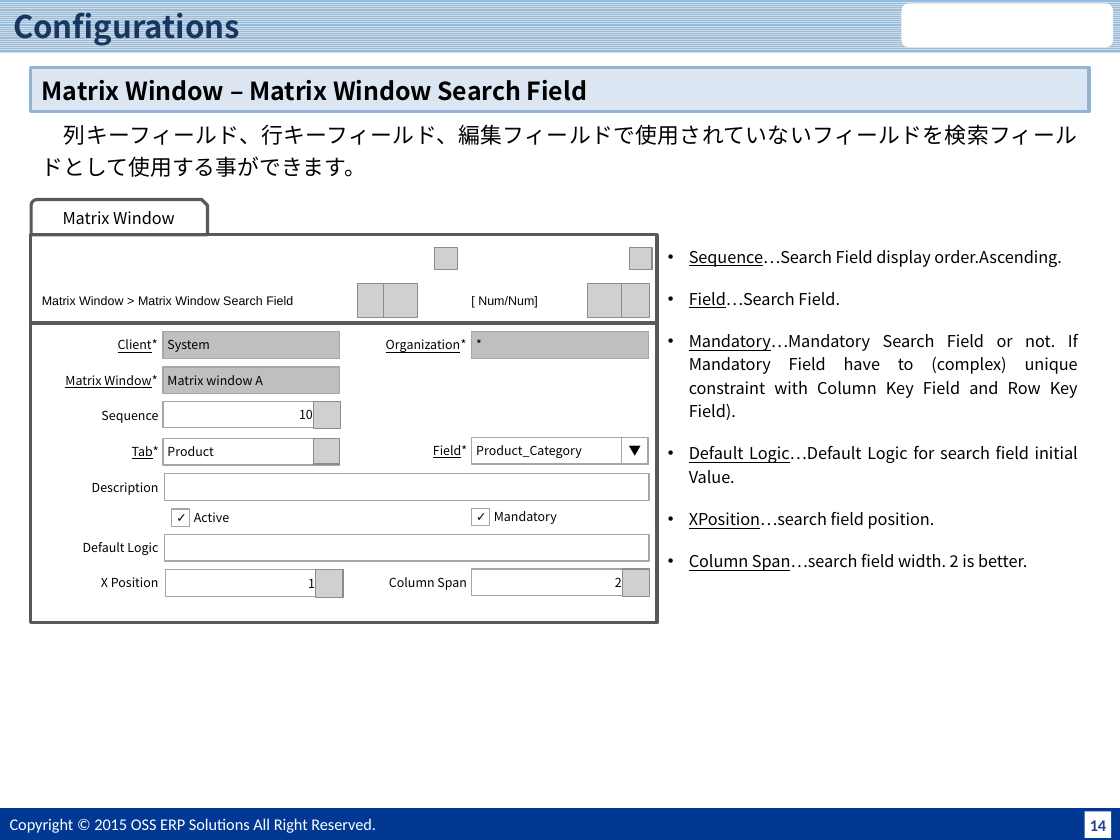
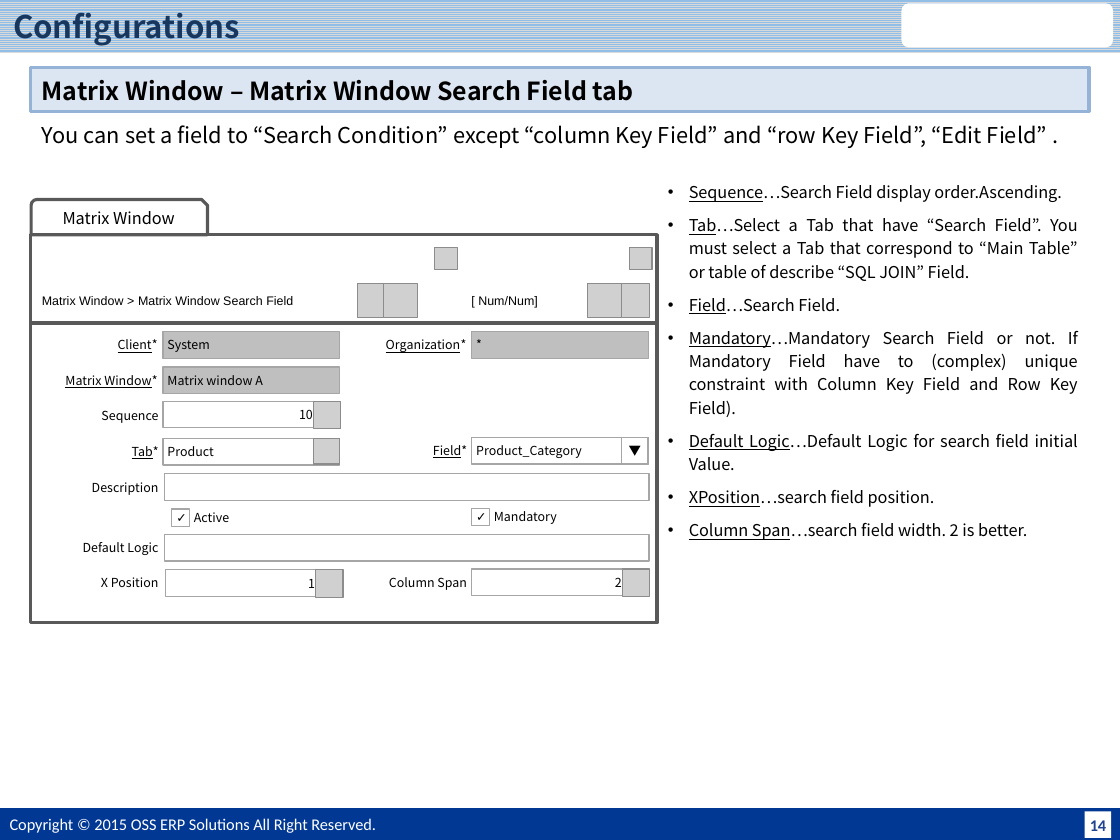
Before and after one commit to JPiere/jpiere.plugin.webui.matrixwindow, a slide deck: slide 15 of Doc/JPIERE-0098_MatrixWindow.pptx. Drawn at 1120x840 pixels with LibreOffice and Linux fonts; fonts in the diff are those of the drawing; grey boxes stand for pictures; background and template pictures are left out. Boxes give left, top, right and bottom in pixels: in the first picture for what was removed or moved away, otherwise in the second. Text is boxed around its words. In the diff, an @@ line names an element or a change of style, - is before the commit and + after.

```diff
--- a/Doc/JPIERE-0098_MatrixWindow.pptx
+++ b/Doc/JPIERE-0098_MatrixWindow.pptx
@@ text in rectangle at (42, 80, 634, 101): text changed @@
-Matrix Window – Matrix Window Search Field
+Matrix Window – Matrix Window Search Field tab
@@ text at (42, 125, 1047, 148): text changed @@
-列キーフィールド、行キーフィールド、編集フィールドで使用されていないフィールドを検索フィールドとして使用する事ができます。
+You can set a field to “Search Condition” except “column Key Field” and “row Key Field”, “Edit Field” .
@@ text "Sequence…Search Field display order.Ascending.": place and size @@
-text "Sequence…Search Field display order.Ascending." at (689, 250, 1078, 571)
+text "Sequence…Search Field display order.Ascending." at (689, 185, 1078, 540)
@@ text at (689, 185, 1078, 540): less space between paragraphs @@
@@ text at (689, 218, 1078, 281): paragraph added @@
+• Tab…Select a Tab that have “Search Field”. You must select a Tab that correspond to “Main Table” or table of describe “SQL JOIN” Field.
```
Also in this commit, not shown: 7 other slides changed.
